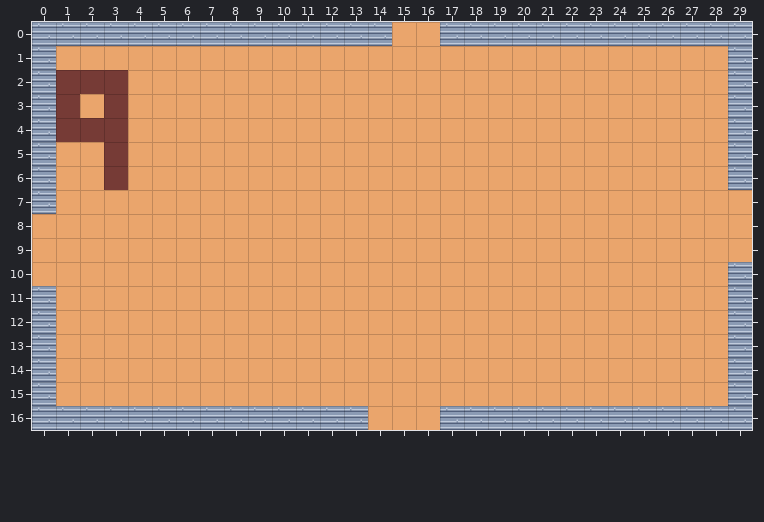
Tiled map, stored at assets/maps/hidden-shrine.tmx. Above, as it was before the edit.
Cells are 32x32 px. Shown: x 0..29, y 0..16.
The result:
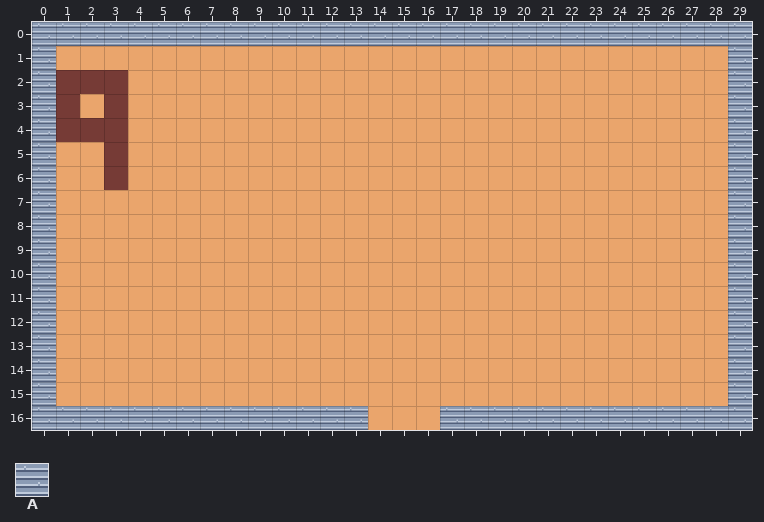
Key: from "tiny-dungeon": A 37.
_ is an empty cell.
Edits made:
Layer "wall":
y 0: x 15..16 __ -> AA
y 7: x 29 _ -> A
y 8..9: x 0 _ -> A; x 29 _ -> A
y 10: x 0 _ -> A
Where, in picture pixels (left, top, right, bottom), the same in both pictures:
added: (392, 22, 440, 46)
added: (728, 190, 752, 262)
added: (32, 214, 56, 286)
